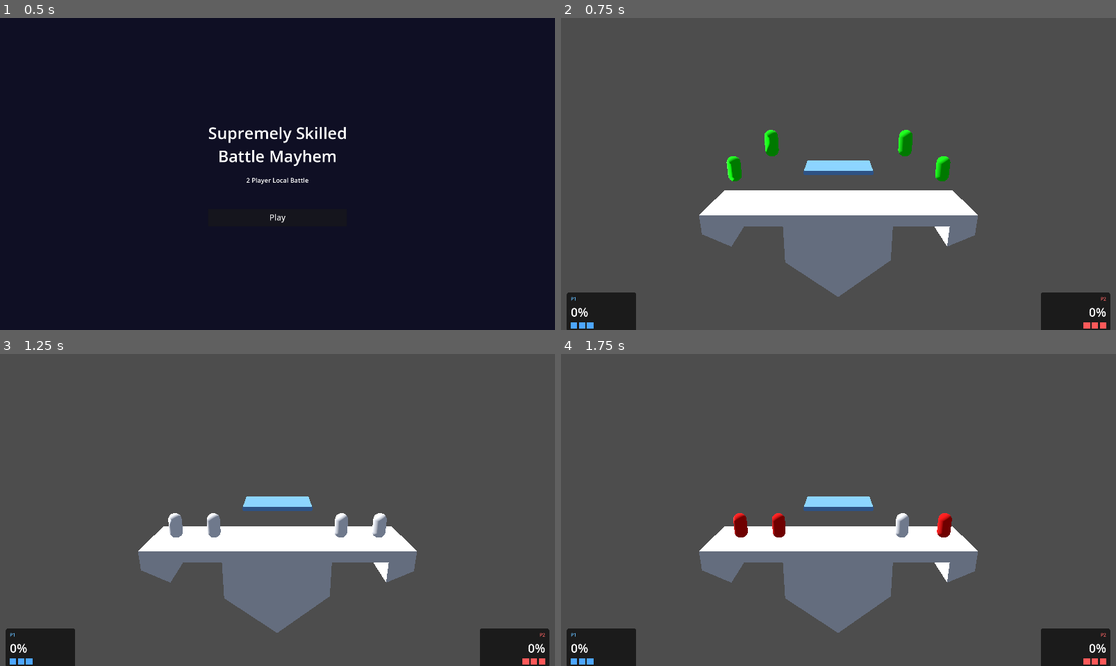
Above: before the commit, frames 1-4 (two rows, left to right).
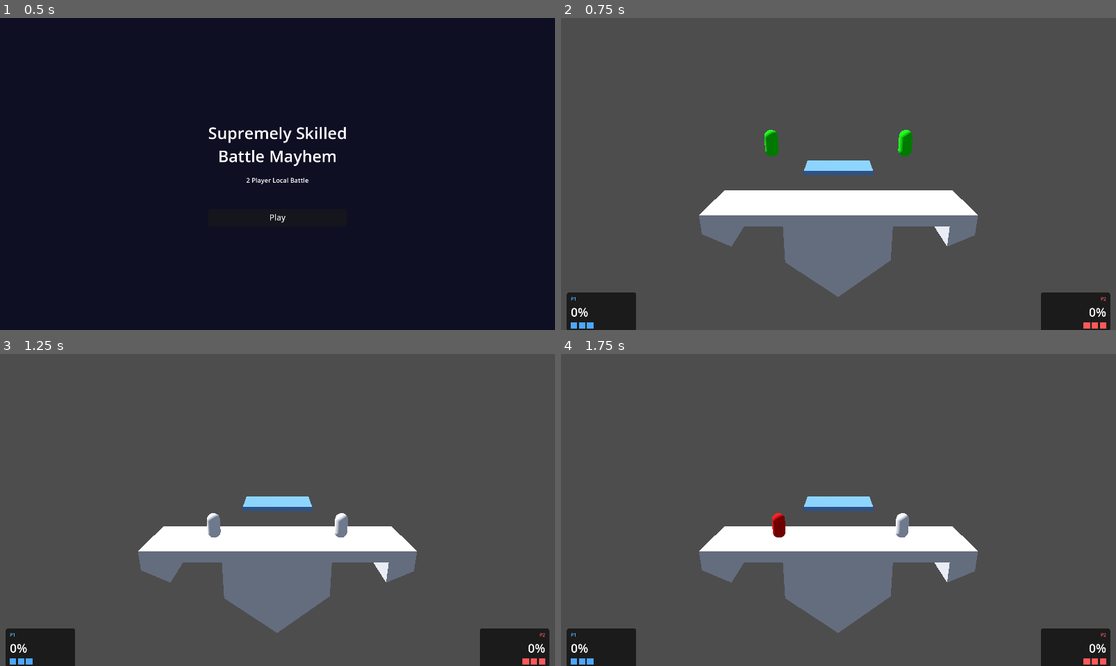
Above: after the commit, the same moments.

Repository: notBjorn/Supremely-Skilled-Battle-Mayhem
Game: Godot game, scene res://scenes/MainMenu.tscn
The game is run twice, just before and just after one commit, with the same random seed, the same clock (stepped at 60 frames per second) and the same inputs.
Inputs (mouse positions are in pixels of both pictures, inside the frame that each line leads up to):
- Up to frame 1 (0.5 s): no input
- Up to frame 2 (0.75 s): click "Play" at 0.5 s
- Up to frame 3 (1.25 s): no input
- Up to frame 4 (1.75 s): move the mouse to (960, 494) at 1.27 s; hold D (p1_move_right) from 1.28 s (still down); tap F (p1_attack) at 1.35 s; click (960, 494) at 1.42 s; tap W (p1_jump) at 1.52 s

Frame 1 is identical in both runs. In frame 2, 0.4% of the frame differs, in the area x 29-71%, y 37-53%; in frame 3, 0.3%; in frame 4, 0.3%.

Commit message:
Remove extra players

Diff:
--- a/scenes/GameplayScene.tscn
+++ b/scenes/GameplayScene.tscn
@@ -2,7 +2,6 @@
 
 [ext_resource type="Script" uid="uid://rhmaog3ubix4" path="res://scripts/gameplay_scene.gd" id="1"]
 [ext_resource type="PackedScene" uid="uid://ckpotuqgtjtfq" path="res://MainStage.tscn" id="2"]
-[ext_resource type="PackedScene" uid="uid://cmegm3qup17ys" path="res://character_body_3d.tscn" id="3"]
 [ext_resource type="PackedScene" path="res://scenes/HUD.tscn" id="4"]
 
 [sub_resource type="Environment" id="Env_1"]
@@ -18,21 +17,6 @@
 [node name="WorldEnvironment" type="WorldEnvironment" parent="." unique_id=1490192126]
 environment = SubResource("Env_1")
 
-[node name="DirectionalLight3D" type="DirectionalLight3D" parent="." unique_id=1015435327]
-transform = Transform3D(1, 0, 0, 0, 0.707, -0.707, 0, 0.707, 0.707, 0, 10, 0)
-light_energy = 1.2
-shadow_enabled = true
-
-[node name="Camera3D" type="Camera3D" parent="." unique_id=969464254]
-transform = Transform3D(7.3611744e-08, -0.3420202, 0.9396926, -8.2150535e-08, 0.9396926, 0.3420202, -1, -1.0237295e-07, 4.1075268e-08, 10, 5, 0)
-fov = 60.0
-
 [node name="MainStage" parent="." unique_id=1433430669 instance=ExtResource("2")]
 
-[node name="Player1" parent="." unique_id=555917281 instance=ExtResource("3")]
-transform = Transform3D(1, 0, 0, 0, 1, 0, 0, 0, 1, 0, 2, 4)
-
-[node name="Player2" parent="." unique_id=59649896 instance=ExtResource("3")]
-transform = Transform3D(1, 0, 0, 0, 1, 0, 0, 0, 1, 0, 2, -4)
-
 [node name="HUD" parent="." unique_id=1297227089 instance=ExtResource("4")]
